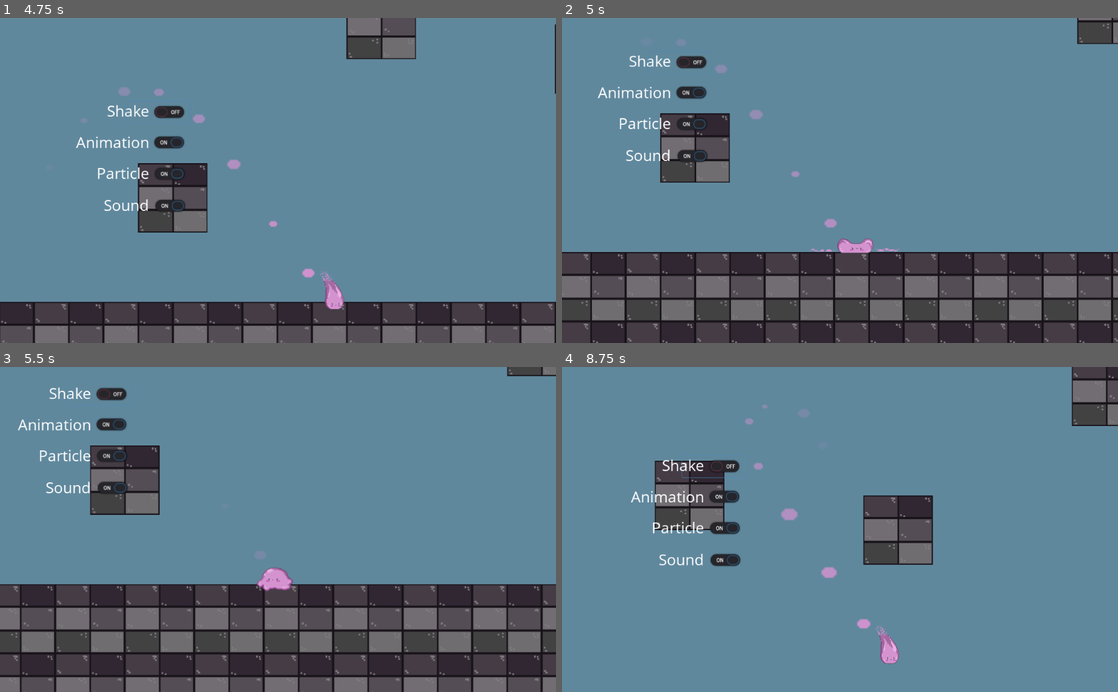
Above: before the commit, frames 1-4 (two rows, left to right).
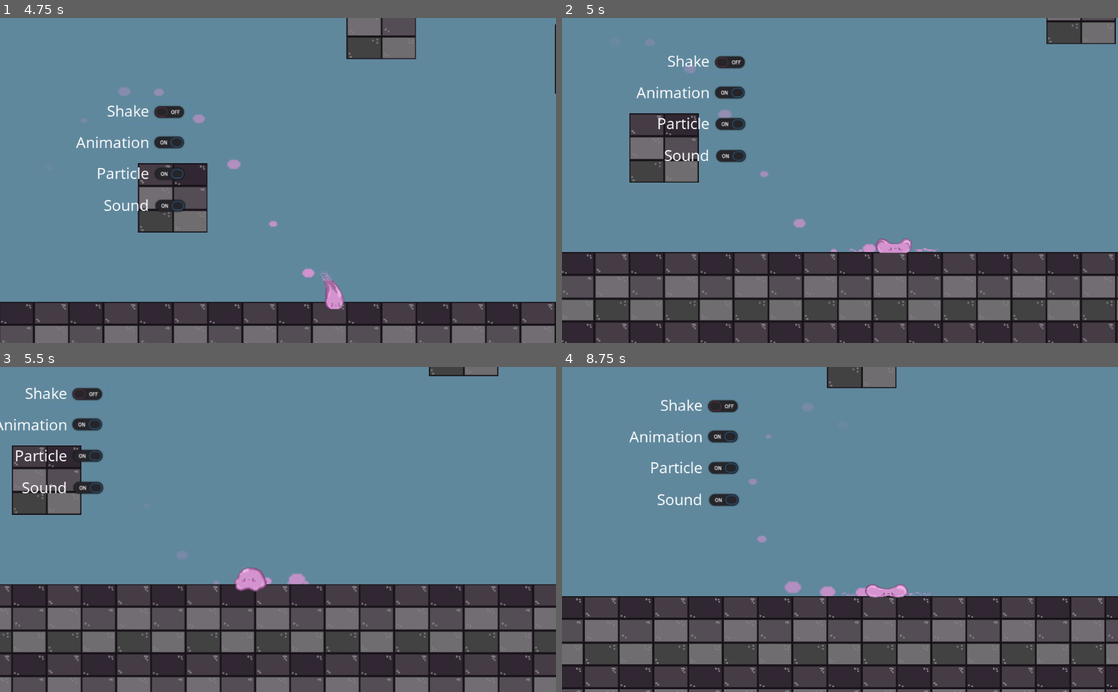
Above: after the commit, the same moments.

Repository: reginauwu/Prototype2GameFeel
Game: Godot game, scene res://reginaSceneTesting.tscn
The game is run twice, just before and just after one commit, with the same random seed, the same clock (stepped at 60 frames per second) and the same inputs. Sound files missing from this copy of the repository are replaced by a short silence.
Inputs (mouse positions are in pixels of both pictures, inside the frame that each line leads up to):
- Up to frame 1 (4.75 s): click (116, 138) at 0.5 s; click (116, 105) at 1.25 s; click (116, 73) at 2 s; click (105, 44) at 2.75 s; tap Enter at 3.5 s; hold D (right) from 3.53 s (still down); tap W (jump) at 3.6, 3.77, 4.07, 4.35, 4.52 s
- Up to frame 2 (5 s): keep holding D (right); tap W (jump) at 4.82 s
- Up to frame 3 (5.5 s): release D (right) at 5.03 s; hold A (left) from 5.03 s (still down); tap W (jump) at 5.1 s
- Up to frame 4 (8.75 s): release A (left) at 5.78 s; hold D (right) 5.78-7.28 s; tap W (jump) at 5.85, 6.02, 6.32, 6.6, 6.77, 7.07, 7.35, 7.52, 7.82, 8.1 s; hold A (left) 7.28-8.03 s; hold D (right) from 8.03 s (still down)

Frame 1 is identical in both runs. In frame 2, 20% of the frame differs, in the area x 0-100%, y 0-100%; in frame 3, 15%; in frame 4, 39%.

Commit message:
fixed jump and running

Diff:
--- a/Player.gd
+++ b/Player.gd
@@ -7,6 +7,7 @@
 var maxSpeed = 500#80
 var accel = 50#10
 var jumped = false
+var finishLanding = true
 
 var motion = Vector2()
 var dirRight = true
@@ -49,7 +50,7 @@
 	if Input.is_action_pressed("right"):
 		motion.x += accel
 		dirRight = true
-		if is_on_floor() and !jumped:
+		if is_on_floor() and !jumped and finishLanding:
 			if(Global.animation_toggle):
 				$Sprite.visible = false
 				$Sprite2.visible = true
@@ -63,7 +64,7 @@
 	elif Input.is_action_pressed("left"):
 		motion.x += -accel
 		dirRight = false
-		if is_on_floor() and !jumped:
+		if is_on_floor() and !jumped and finishLanding:
 			if(Global.animation_toggle):
 				$Sprite.visible = false
 				$Sprite2.visible = true
@@ -80,7 +81,7 @@
 			$Sprite2.visible = false
 		#$CPUParticles2D.visible = false
 		motion.x = lerp(motion.x, 0, 0.2)
-		if is_on_floor() and !jumped:
+		if is_on_floor() and !jumped and finishLanding:
 			sfxWalk.stop()
 			if(Global.animation_toggle):
 				$AnimationPlayer.play("idle")
@@ -108,6 +109,7 @@
 
 	if is_on_floor():
 		if jumped:
+			jumped = false
 			if(Global.animation_toggle):
 				$Sprite.visible = true
 				$Sprite2.visible = false
@@ -117,11 +119,15 @@
 				$AnimationPlayer2.play("landEffect")
 			if (Global.sound_toggle) and !sfxLand.is_playing():
 				sfxLand.play()
-			yield(get_tree().create_timer(0.4), "timeout")
+			yield(get_tree().create_timer($AnimationPlayer.get_animation("land").length), "timeout")
+			print("landed")
 			$SpriteLandEffect.visible = false
-			jumped = false
-			motion.x = 0
-		elif Input.is_action_just_pressed("jump"):
+			finishLanding = true
+			#jumped = false
+			#motion.x = 0
+		elif Input.is_action_just_pressed("jump") and finishLanding:
+			finishLanding = false
+			print("jumped")
 			if (Global.sound_toggle):
 				sfxWalk.stop()
 				sfxJump.play()
